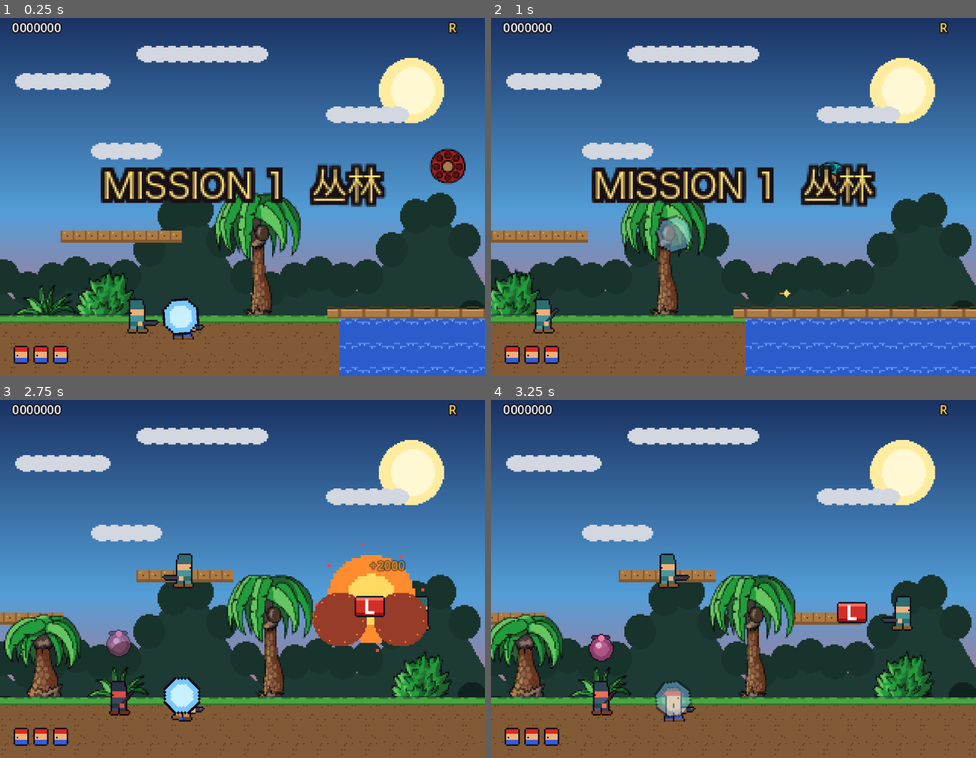
Above: before the commit, frames 1-4 (two rows, left to right).
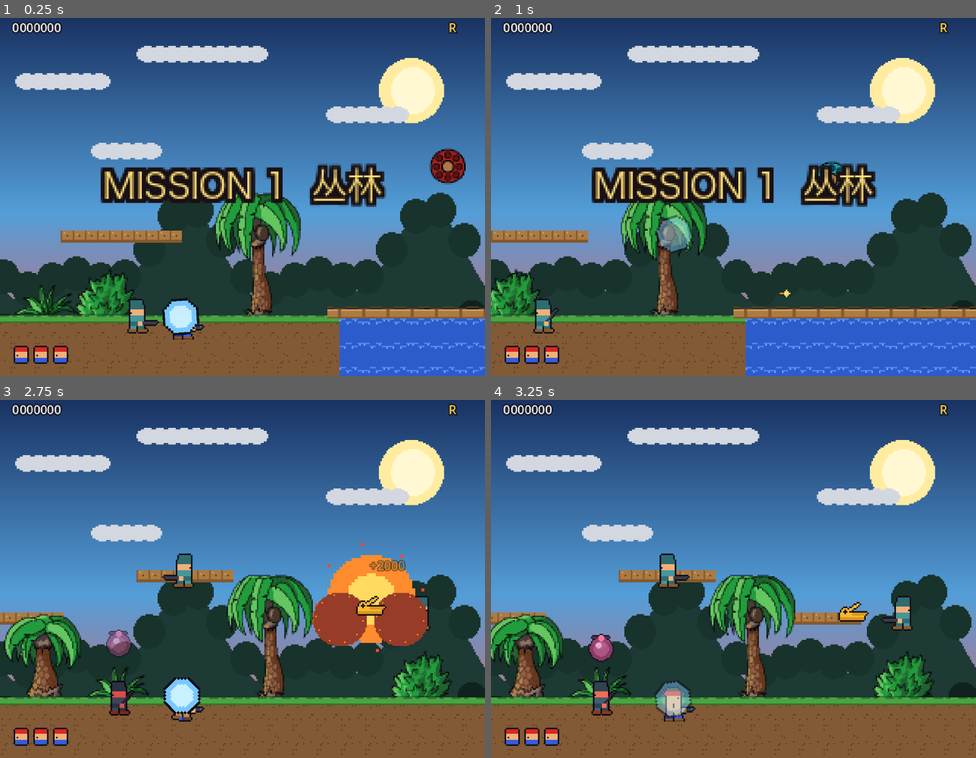
Above: after the commit, the same moments.

Repository: LJH-snow/contra-godot
Game: Godot game, scene res://tools/qa_feature.tscn
Two runs of this game, one before a commit and one after it. Both use one fixed random seed, a clock stepped at 60 frames per second and the inputs below. This scene is started directly instead of the project's main scene.
Inputs (mouse positions are in pixels of both pictures, inside the frame that each line leads up to):
- Up to frame 1 (0.25 s): no input
- Up to frame 2 (1 s): tap Enter (start) at 0.5 s; move the mouse to (840, 175) at 0.52 s; hold D (p1_right) from 0.53 s (still down); tap X (p1_shoot) at 0.6 s; click (840, 175) at 0.67 s; tap Z (p1_jump) at 0.77 s
- Up to frame 3 (2.75 s): release D (p1_right) at 1.25 s; drag from (145, 593) to (286, 557) at 1.27 s; move the mouse to (291, 496) at 2.02 s; hold D (p1_right) from 2.03 s (still down); tap Keypad Enter at 2.1 s
- Up to frame 4 (3.25 s): release D (p1_right) at 2.75 s; drag from (709, 650) to (588, 521) at 2.77 s

Frames 1-2 are identical in both runs. In frame 3, 0.4% of the frame differs, in the area x 73-80%, y 54-61%; in frame 4, 0.4%, in the area x 71-78%, y 56-63%.

Commit message:
fix: level2 respawn clear of boss bar, item drops with spread-heavy cycle, lighter boss fire

Diff:
--- a/scripts/game.gd
+++ b/scripts/game.gd
@@ -51,7 +51,8 @@
 var _spawn_t := 1.2
 var _capsule_t := 9.0
 var _items_dropped := 0
-var _w := [GameData.W.M, GameData.W.S, GameData.W.L, GameData.W.F, GameData.W.R, GameData.W.B]
+var _w := [GameData.W.S, GameData.W.B, GameData.W.S, GameData.W.M, GameData.W.S,
+	GameData.W.L, GameData.W.S, GameData.W.F, GameData.W.S, GameData.W.R]
 var _wig := [0, 1, 2, 3, 4, 5]
 var _wig_i := 0
 var _end_t := 0.0
@@ -179,11 +180,11 @@
 		if absf(e.position.x - x) < 100.0 and e is EnemyRunner:
 			e.queue_free()
 
-## 纵向关复活: 在当前相机视野内找最低的宽浮台, 避免落在水面或屏幕外
+## 纵向关复活: 在相机视野上半部找最低的宽浮台 (避开底部血条区, Boss 战直接落回要塞)
 func _respawn_player_vertical(p: Player) -> void:
 	var cands: Array = []
 	for q in L_PLATFORMS:
-		if q.z >= 48 and q.y >= cam_y + 20.0 and q.y <= cam_y + 230.0:
+		if q.z >= 48 and q.y >= cam_y + 20.0 and q.y <= cam_y + 150.0:
 			cands.append(q)
 	if cands.is_empty():
 		for q in L_PLATFORMS:
@@ -372,7 +373,7 @@
 	for t in cfg["turrets"]:
 		var tu := EnemyTurret.new()
 		if L_VERTICAL:
-			tu.fire_int = 3.0
+			tu.fire_int = 3.6
 		tu.position = Vector2(t.x, t.y)
 		enemies_node.add_child(tu)
 		_hook_score(tu)
@@ -386,6 +387,7 @@
 	if L_VERTICAL:
 		# 瀑布顶要塞: 裸核心 (闸门由核心开合表现)
 		_make_core(cfg["boss_pos"] + Vector2(48, 100), 30)   # 核心落进屏内, 站顶台直射可及
+		boss_core.fire_int = 2.6                             # 纵向关核心弹幕更稀, 配合双炮塔
 	else:
 		boss_wall = StaticBody2D.new()
 		boss_wall.set_script(preload("res://scripts/boss_wall.gd"))
@@ -586,6 +588,8 @@
 	for i in range(count):
 		var plat: Vector3i = cands[randi() % cands.size()]
 		var e := EnemyRunner.new()
+		if randf() < 0.15:
+			e.drops_weapon = true                # 红兵: 纵向关唯一的道具来源
 		e.position = Vector2(plat.x + randf_range(8, plat.z - 8), plat.y - 20.0)
 		enemies_node.add_child(e)
 		_hook_score(e)
--- a/scripts/game_data.gd
+++ b/scripts/game_data.gd
@@ -235,8 +235,8 @@
 		plats.append(Vector3i(x, y, 76))
 		if y % 240 < 120:                        # 部分层加侧翼小台
 			plats.append(Vector3i(140 if side == 0 else 20, y - 40, 48))
-		if y < 1500 and si % 3 == 0:
-			# 狙击手靠平台外端, 让出攀爬落点 (右台从左侧上, 左台从右侧上)
+		if y > 320 and y < 1500 and si % 3 == 0:
+			# 狙击手靠平台外端让出落点 (右台从左侧上, 左台从右侧上); 顶部 Boss 区不设
 			snip.append(Vector2i(x + (14 if side == 0 else 58), y - 16))
 		y -= 56
 		side = 1 - side
--- a/scripts/hud.gd
+++ b/scripts/hud.gd
@@ -121,9 +121,10 @@
 	if v:
 		_boss_bar.value = 1.0
 
-## 纵向关: Boss 在屏幕上方, 血条移到底部避免遮挡攀爬路径
+## 纵向关: Boss 在屏幕上方, 血条移到底部避让生命图标, 不遮挡攀爬路径
 func set_boss_bar_bottom() -> void:
-	_boss_bar.position = Vector2(42, 206)
+	_boss_bar.position = Vector2(70, 202)
+	_boss_bar.size = Vector2(180, 8)
 	_boss_title.position = Vector2(10, 205)
 
 func set_boss_hp(f: float) -> void:
